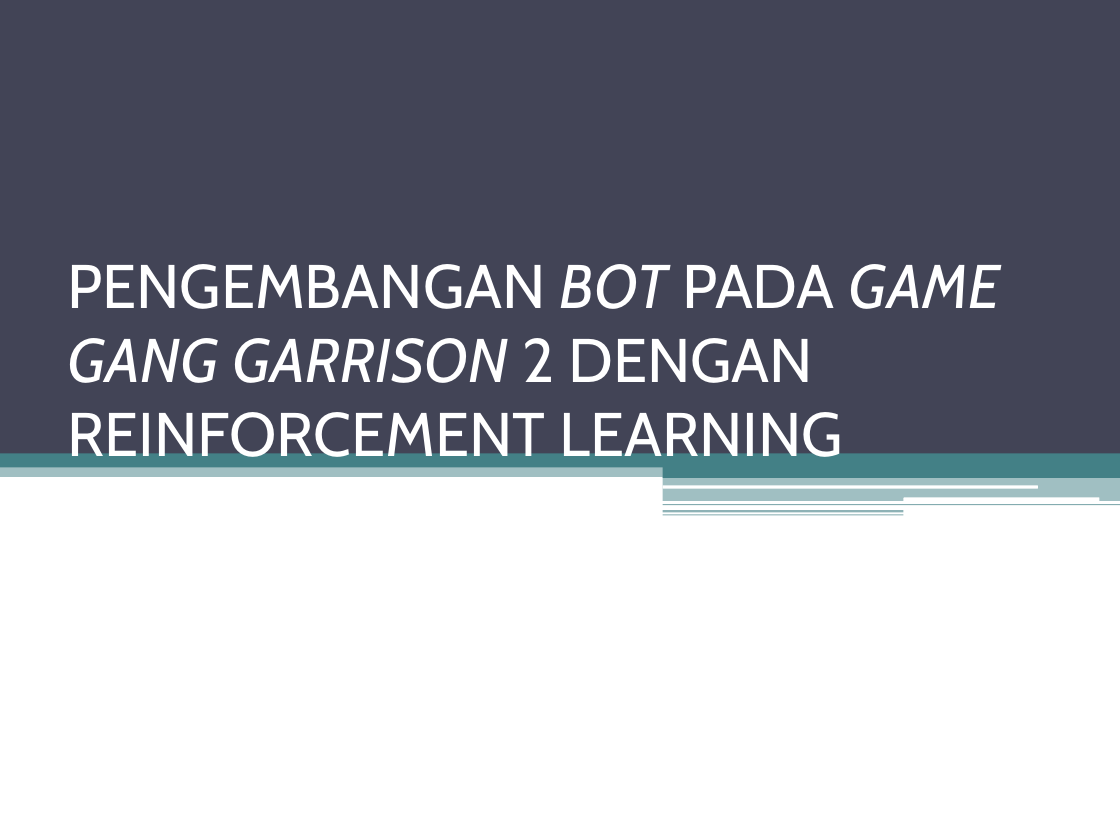
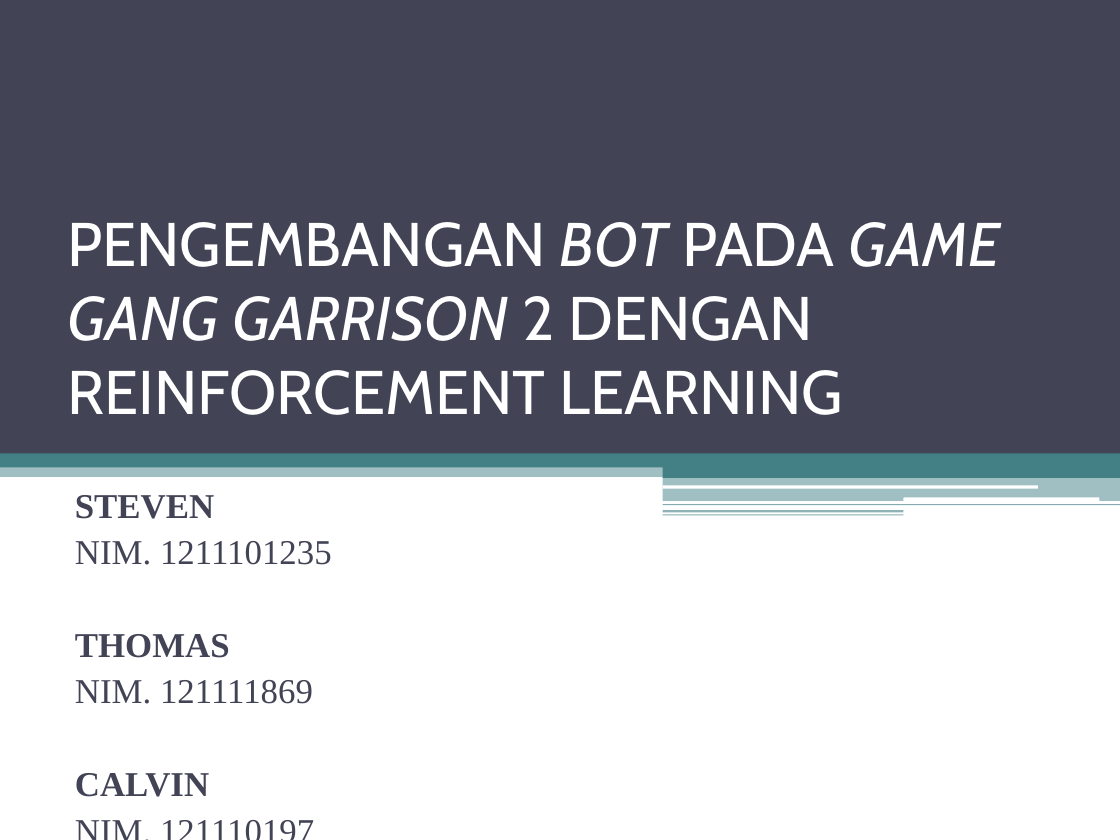
Before and after one commit to dcomputare/Tugas-Akhir, a slide deck: slide 1 of TA bab 1-4/PENGEMBANGAN BOT PADA GAME GANG GARRISON 2 DENGAN.pptx. Drawn at 1120x840 pixels with LibreOffice and Linux fonts; fonts in the diff are those of the drawing. Boxes give left, top, right and bottom in pixels: in the first picture for what was removed or moved away, otherwise in the second. Text is boxed around its words. In the diff, an @@ line names an element or a change of style, - is before the commit and + after.

Commit message:
upload

```diff
--- a/TA bab 1-4/PENGEMBANGAN BOT PADA GAME GANG GARRISON 2 DENGAN.pptx
+++ b/TA bab 1-4/PENGEMBANGAN BOT PADA GAME GANG GARRISON 2 DENGAN.pptx
@@ title "PENGEMBANGAN BOT PADA GAME GANG ..." rewrapped from <box>67,264,1000,470</box> to <box>67,222,1000,415</box> @@
@@ subtitle added at <box>75,495,332,797</box>, 22.4 pt, text #424456 @@
+STEVEN
+NIM. 1211101235
+THOMAS
+NIM. 121111869
+CALVIN
+NIM. 121110197
```
Also in this commit, not shown: 1 other slide changed, 6 slides added, 6 slides removed.
